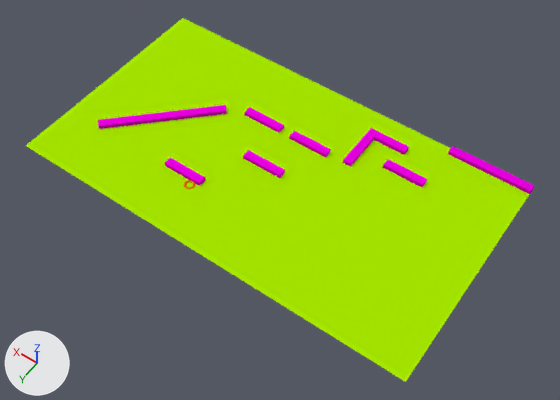
Before and after pictures for a commit that changed the Blender file scenes/slinky.blend.
Both versions are drawn from a camera (50 mm lens) standing at (-67.0, 91.4, 132.8) and looking at (-4.6, 4.0, -4.6). Every picture has the same lights, and +X, +Y and +Z are marked at lower left.

In view in the first picture: 'Background', 'Platform1', 'Platform2', 'Platform3', 'Platform4', 'Platform5', 'Platform6', 'Platform7', 'Platform8', 'Platform9'.
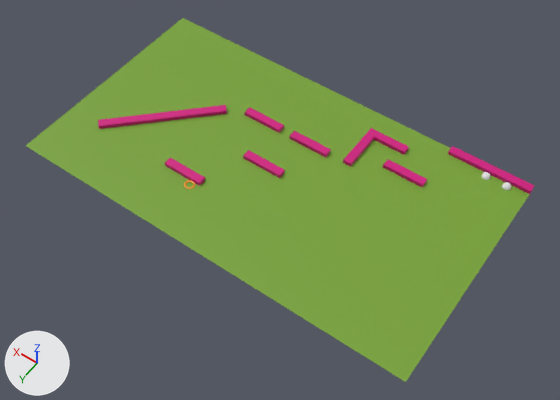
What differs and where, as boxes [x1, y1, x2, y2] in the pictures (560 x 400 px):
'Background', recoloured
    both: [26, 18, 529, 382]
'Platform8', recoloured
    both: [98, 105, 227, 129]
'Platform1', recoloured
    both: [448, 146, 535, 197]
'Platform2', recoloured
    both: [383, 159, 427, 187]
'Platform6', recoloured
    both: [243, 150, 285, 178]
'Platform9', recoloured
    both: [165, 158, 205, 186]
'Platform5', recoloured
    both: [290, 131, 331, 158]
'Platform3', recoloured
    both: [367, 128, 409, 155]
'Platform7', recoloured
    both: [245, 107, 284, 133]
'Platform4', recoloured
    both: [343, 133, 374, 167]
'CatTail', added
    after: [502, 182, 511, 190]
'CatHead', added
    after: [481, 172, 491, 180]

The change in detail:
Material 'BackgroundColor' (mat_backgroundcolor) is now built by principled_material('BackgroundColor') instead of diffuse_material('BackgroundColor').
Material 'BackgroundColor' (mat_backgroundcolor) changes colour from green #a6e700 to green #77a232; in linear values from (0.381, 0.8, 0.0) to (0.184, 0.361, 0.0319).
Material 'Platform' (mat_platform) is now built by principled_material('Platform') instead of diffuse_material('Platform').
Material 'Platform' (mat_platform) changes colour from pink #e700df to pink #ce007c; in linear values from (0.8, 0.0, 0.739) to (0.615, 0.0, 0.203).
Mesh me_sphere_001 is new.
It is a UV sphere (32 segments, 16 rings, poles along z) spanning x -1.0..1.0, y -1.0..1.0, z -1.0..1.0.
Object 'CatTail' (ob_cattail) is new; it shows me_sphere_001.
Its location is (-45.0, -25.0, 0.0).
Object 'CatHead' (ob_cathead) is new; it shows a copy of me_sphere_001.
Its location is (-40.0, -25.0, 0.0).
